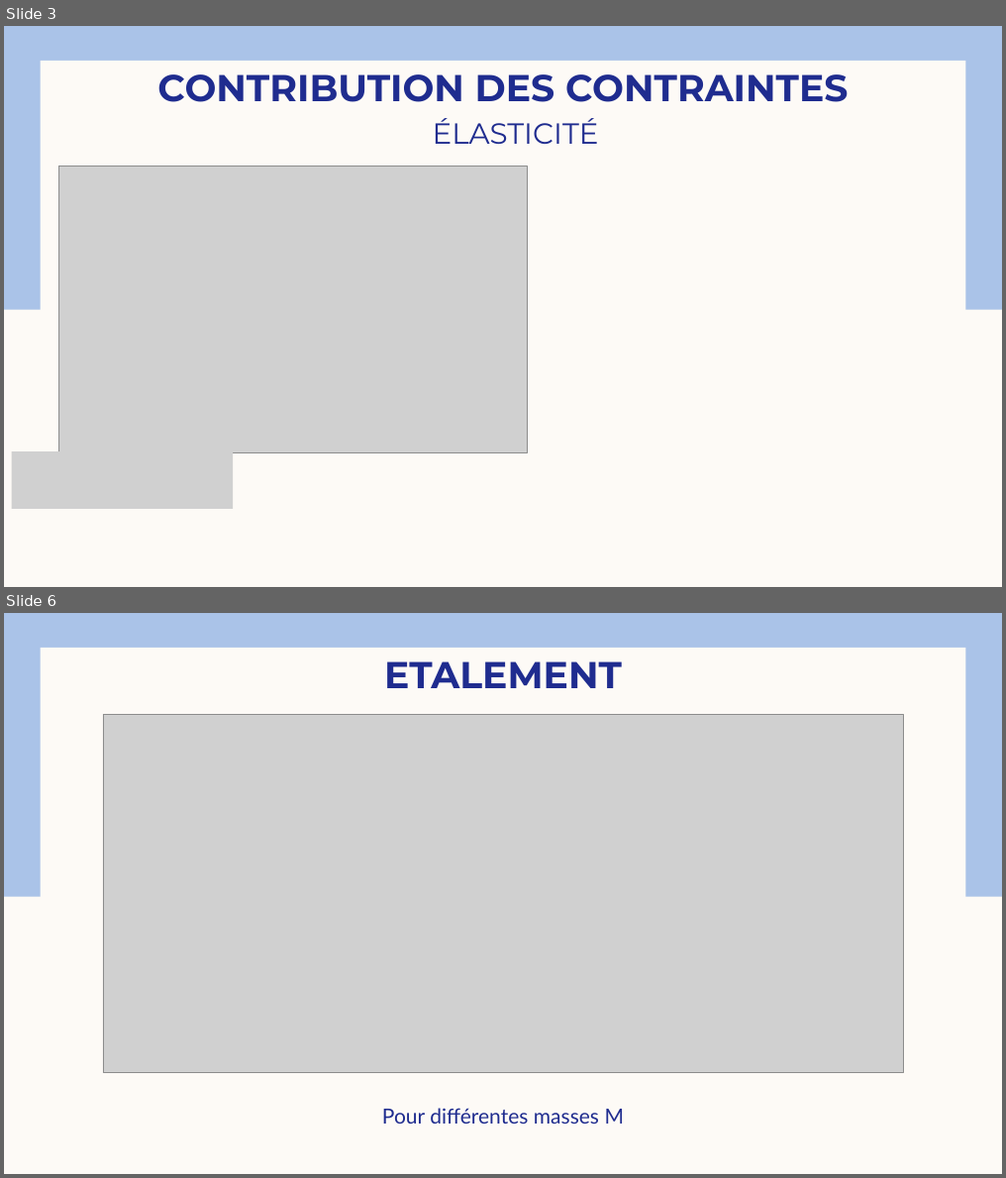
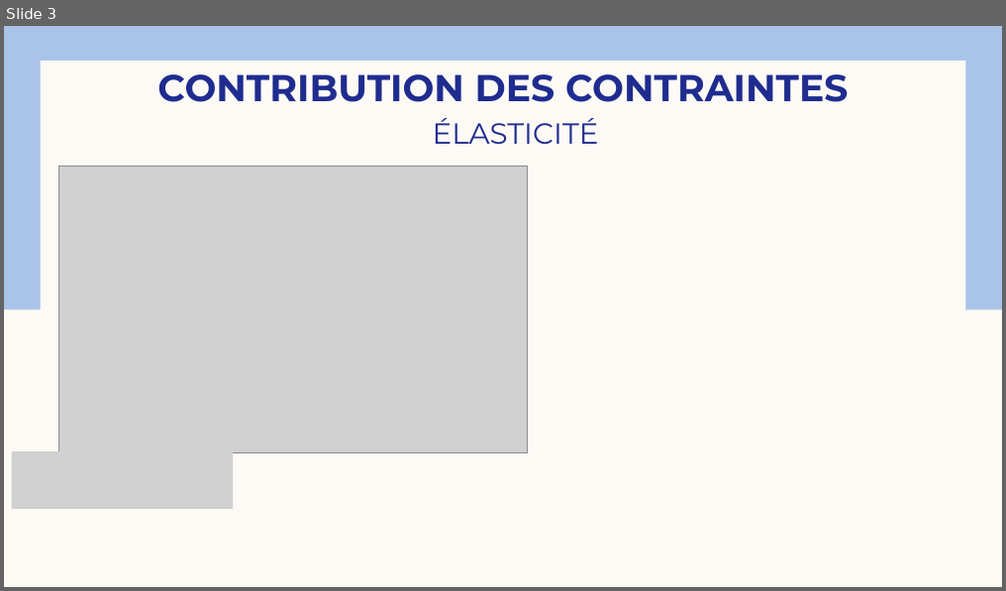
Before and after one commit to Josephine-gith/VS, a slide deck: PPT/Viscoplastic Squeeze pptGE 2.pptx. Shown one above the other, each under a label of ours: slides 3 and 6 before the commit, slide 3 after it; the slides between them are not shown. The pictures are 1006x1178 and 1006x591 pixels, drawn with LibreOffice and Linux fonts; fonts in the diff are those of the drawing; grey boxes stand for pictures. Boxes give left, top, right and bottom in pixels: in the first picture for what was removed or moved away, otherwise in the second. Text is boxed around its words. In the diff, an @@ line names an element or a change of style, - is before the commit and + after.

```diff
--- a/PPT/Viscoplastic Squeeze pptGE 2.pptx
+++ b/PPT/Viscoplastic Squeeze pptGE 2.pptx
@@ slide 6 removed at [4,613,1002,1174], background #FDFAF6; not listed: 2 template elements that a slide beside it also shows @@
@@ title removed at [384,662,622,688] @@
-ETALEMENT
@@ picture removed at [103,714,903,1073] @@
@@ text removed at [382,1108,625,1124] @@
-Pour différentes masses M
```
Also in this commit, not shown: 4 slides changed, 4 slides added, 1 other slide removed, 11 other files.
